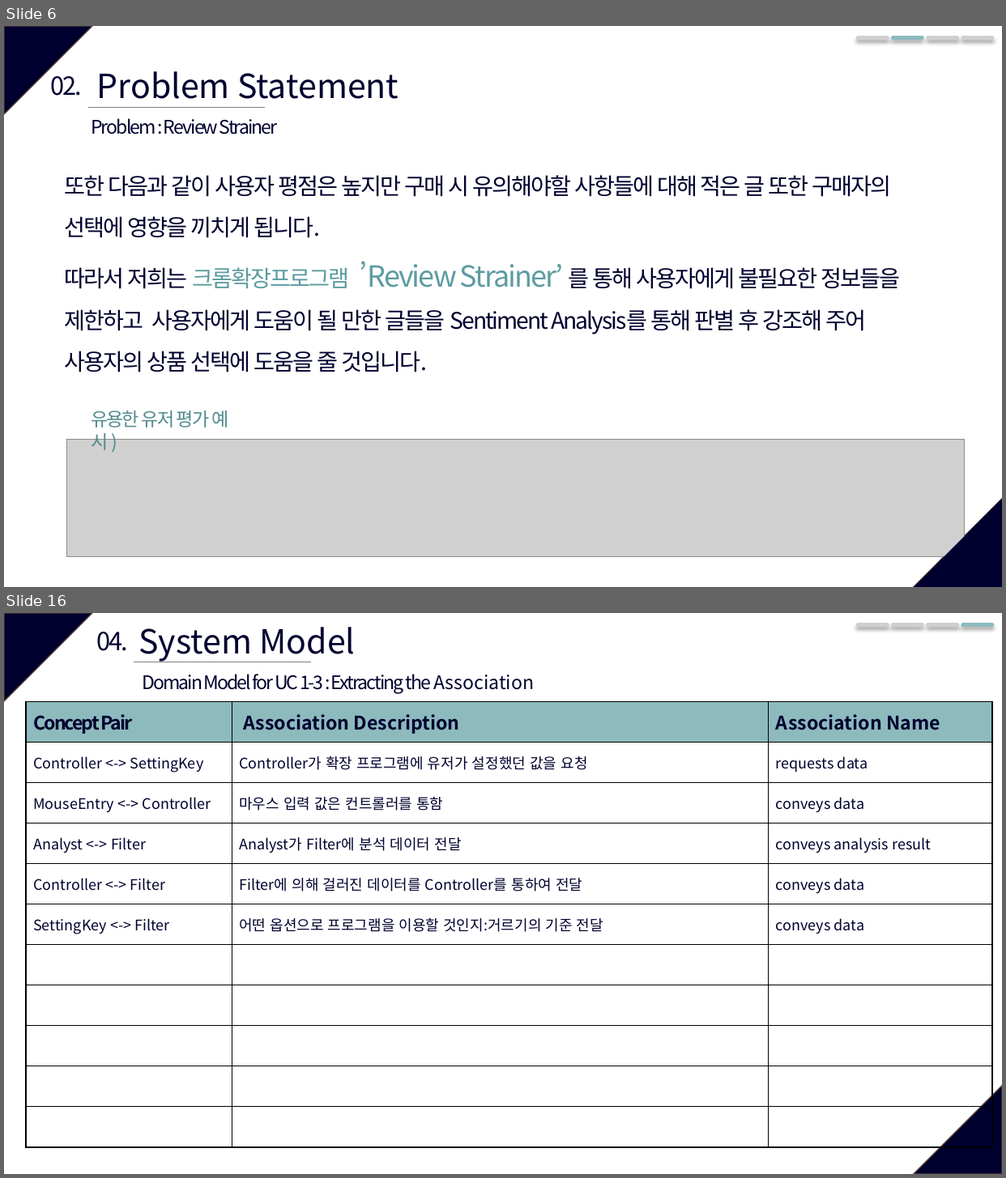
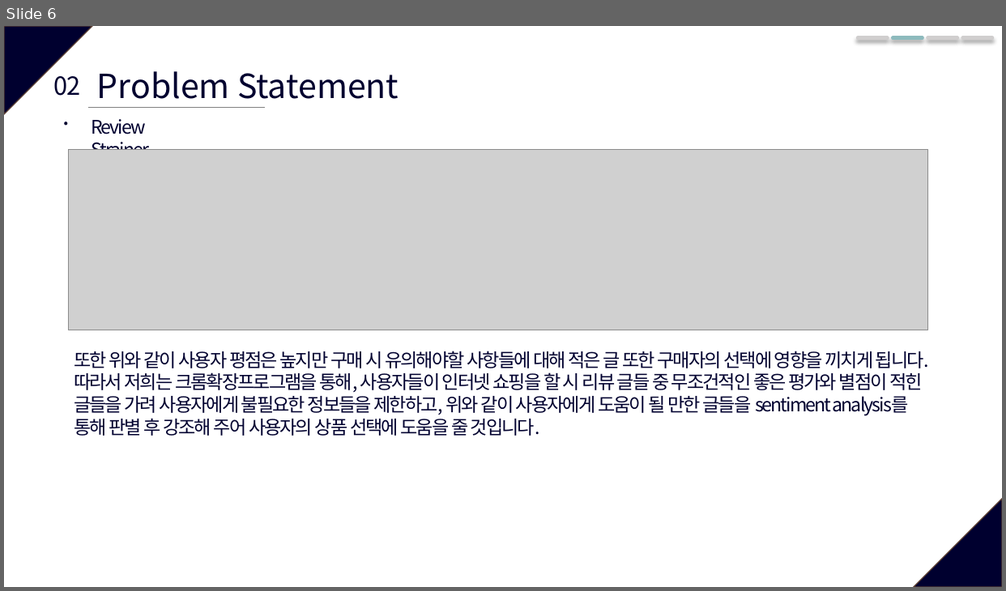
Before and after one commit to SWE-15-Team/Sentiment-Analysis-System, a slide deck: Checkpoint_1st.pptx. Shown one above the other, each under a label of ours: slides 6 and 16 before the commit, slide 6 after it; the slides between them are not shown. The pictures are 1006x1178 and 1006x591 pixels, drawn with LibreOffice and Linux fonts; fonts in the diff are those of the drawing; grey boxes stand for pictures. Boxes give left, top, right and bottom in pixels: in the first picture for what was removed or moved away, otherwise in the second. Text is boxed around its words. In the diff, an @@ line names an element or a change of style, - is before the commit and + after.

```diff
--- a/Checkpoint_1st.pptx
+++ b/Checkpoint_1st.pptx
@@ slide 16 removed at bbox=[4, 613, 1002, 1174], background #FFFFFF; not listed: 2 template elements that a slide beside it also shows @@
@@ text removed at bbox=[96, 632, 128, 651] @@
-04.
@@ text removed at bbox=[138, 627, 355, 662] @@
-System Model
@@ line removed from (859, 625) to (888, 625) @@
@@ line removed from (893, 625) to (923, 625) @@
@@ line removed from (928, 625) to (957, 625) @@
@@ line removed from (963, 625) to (992, 625) @@
@@ line removed from (134, 662) to (311, 662) @@
@@ text removed at bbox=[142, 674, 534, 693] @@
-Domain Model for UC 1-3 : Extracting the Association
@@ table removed at bbox=[26, 701, 992, 1148], 11 rows, 3 columns @@
-Concept Pair | Association Description | Association Name
-Controller <-> SettingKey | Controller가 확장 프로그램에 유저가 설정했던 값을 요청 | requests data
-MouseEntry <-> Controller | 마우스 입력 값은 컨트롤러를 통함 | conveys data
-Analyst <-> Filter | Analyst가 Filter에 분석 데이터 전달 | conveys analysis result
-Controller <-> Filter | Filter에 의해 걸러진 데이터를 Controller를 통하여 전달 | conveys data
-SettingKey <-> Filter | 어떤 옵션으로 프로그램을 이용할 것인지:거르기의 기준 전달 | conveys data
- |  | 
- |  | 
- |  | 
- |  | 
- |  | 
@@ slide 6 changed as well @@
@@ text "02." rewrapped from bbox=[51, 76, 83, 96] to bbox=[54, 76, 80, 96] @@
@@ text at bbox=[91, 119, 149, 150]: text changed @@
-Problem : Review Strainer
+Review Strainer
@@ picture: place and size @@
-picture at bbox=[66, 439, 965, 557]
+picture at bbox=[68, 149, 928, 330]
@@ text at bbox=[74, 351, 929, 436]: text changed; size 22 to 18 pt @@
-또한 다음과 같이 사용자 평점은 높지만 구매 시 유의해야할 사항들에 대해 적은 글 또한 구매자의 선택에 영향을 끼치게 됩니다.
-따라서 저희는 크롬확장프로그램 ’Review Strainer’ 를 통해 사용자에게 불필요한 정보들을 제한하고 사용자에게 도움이 될 만한 글들을 Sentiment Analysis를 통해 판별 후 강조해 주어 사용자의 상품 선택에 도움을 줄 것입니다.
+또한 위와 같이 사용자 평점은 높지만 구매 시 유의해야할 사항들에 대해 적은 글 또한 구매자의 선택에 영향을 끼치게 됩니다.
+따라서 저희는 크롬확장프로그램을 통해, 사용자들이 인터넷 쇼핑을 할 시 리뷰 글들 중 무조건적인 좋은 평가와 별점이 적힌 글들을 가려 사용자에게 불필요한 정보들을 제한하고, 위와 같이 사용자에게 도움이 될 만한 글들을 sentiment analysis를 통해 판별 후 강조해 주어 사용자의 상품 선택에 도움을 줄 것입니다.
@@ text removed at bbox=[91, 411, 228, 450] @@
-유용한 유저 평가 예시 )
@@ right triangle removed at bbox=[913, 498, 1002, 587] @@
```
Also in this commit, not shown: 9 other slides changed, 2 slides added, 8 other slides removed, 1 other file.
